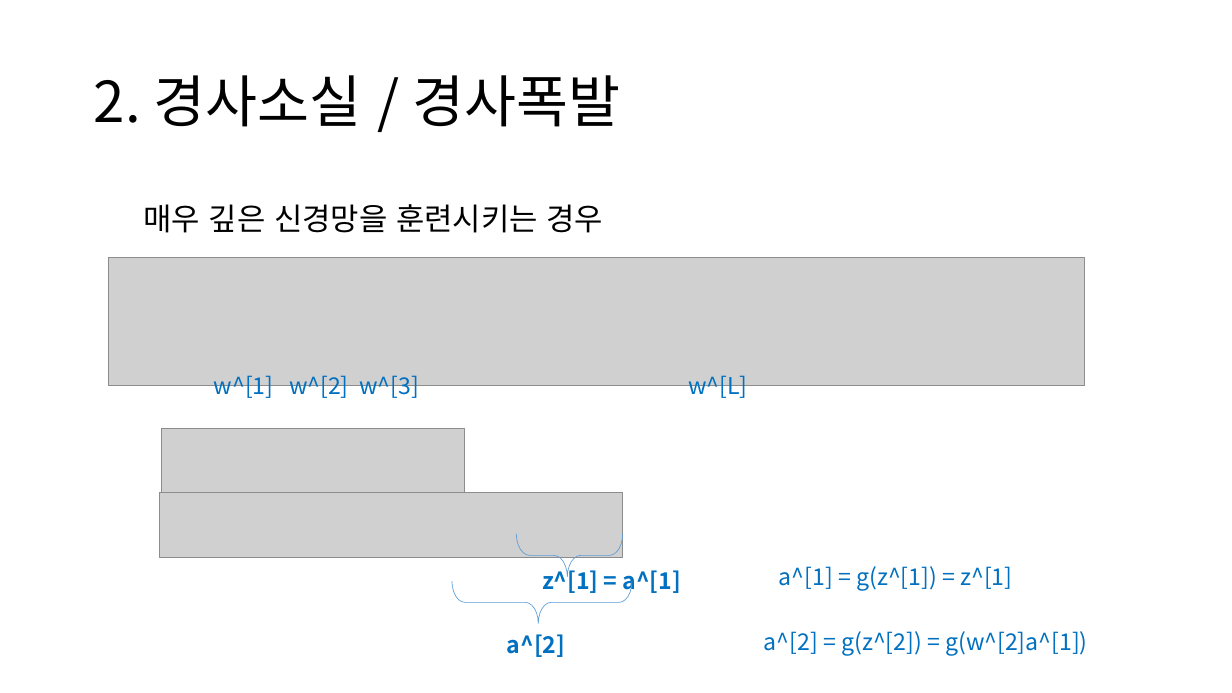
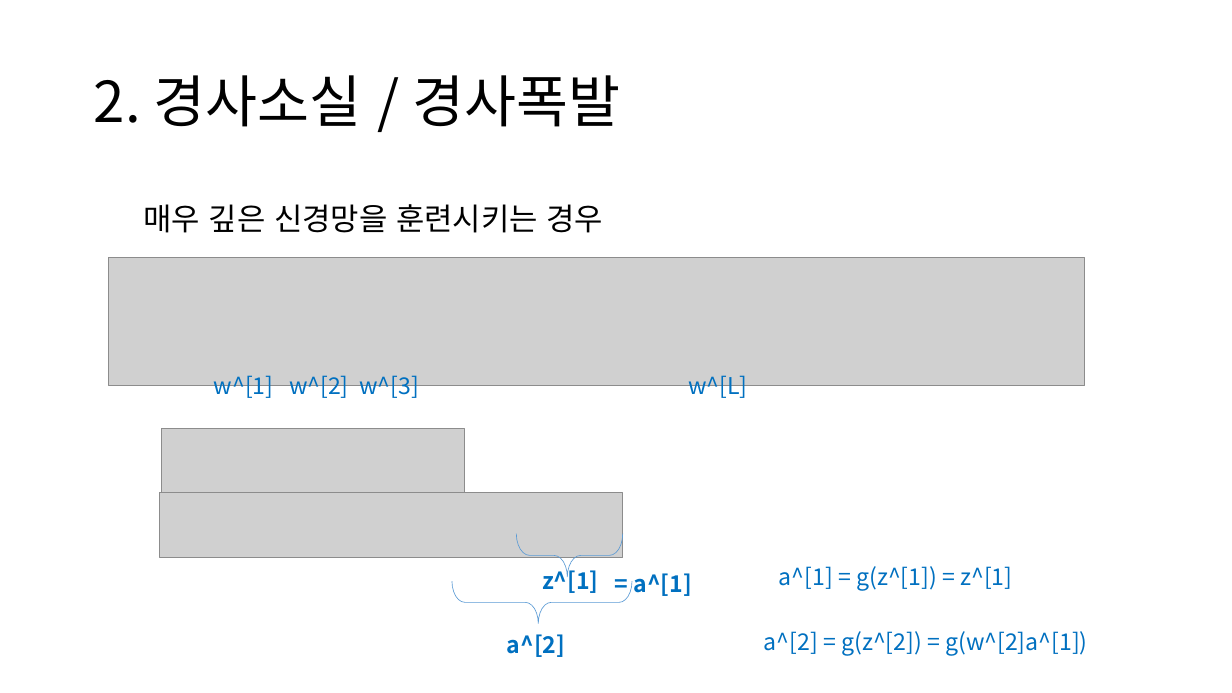
Before and after one commit to hyeonji-cho/2023-2_Euron, a slide deck: slide 9 of 3. 최적화 문제 설정.pptx. Drawn at 1232x693 pixels with LibreOffice and Linux fonts; fonts in the diff are those of the drawing; grey boxes stand for pictures. Boxes give left, top, right and bottom in pixels: in the first picture for what was removed or moved away, otherwise in the second. Text is boxed around its words. In the diff, an @@ line names an element or a change of style, - is before the commit and + after.

```diff
--- a/3. 최적화 문제 설정.pptx
+++ b/3. 최적화 문제 설정.pptx
@@ text at (542,566,598,593): text changed @@
-z^[1] = a^[1]
+z^[1]
@@ text added at (634,573,692,596), 18 pt, text #0070C0, bold @@
+= a^[1]
```
Also in this commit, not shown: 2 other slides changed.
